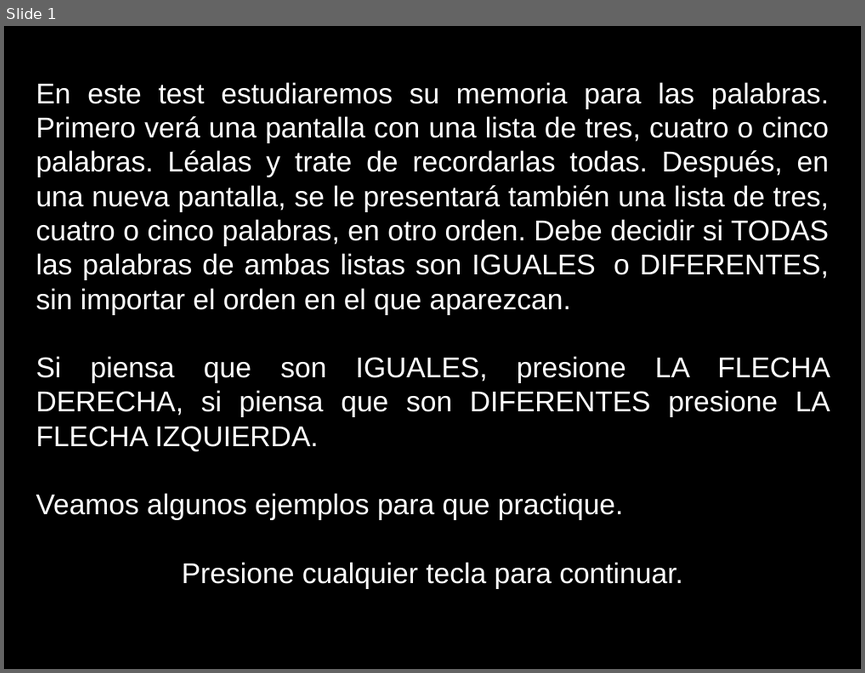
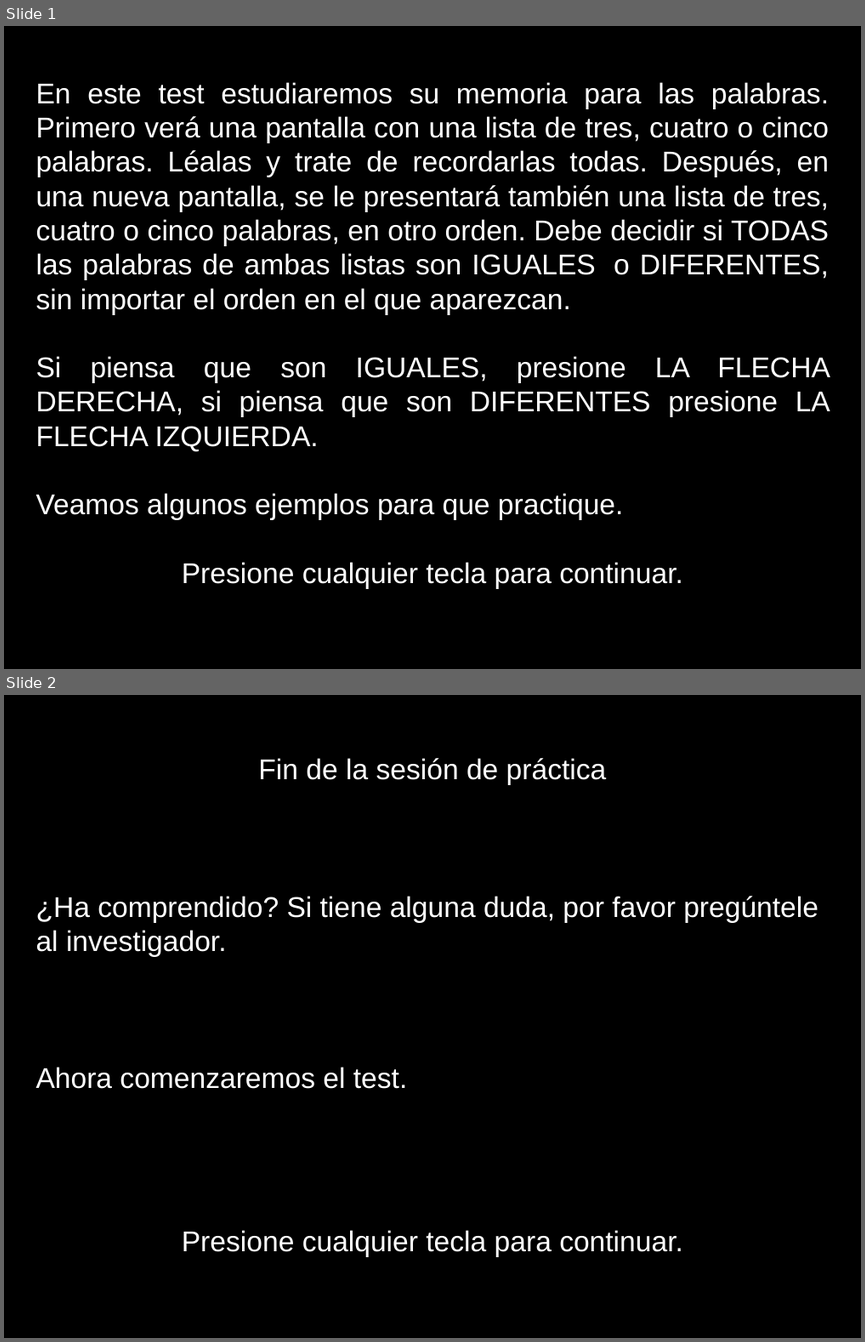
Before and after one commit to fbaglivo/INECO_SWM, a slide deck: Images/Images2.ppt. Shown one above the other, each under a label of ours: slide 1 before the commit, slides 1 and 2 after it. The pictures are 865x673 and 865x1342 pixels, drawn with LibreOffice and Linux fonts; fonts in the diff are those of the drawing. Boxes give left, top, right and bottom in pixels: in the first picture for what was removed or moved away, otherwise in the second. Text is boxed around its words. In the diff, an @@ line names an element or a change of style, - is before the commit and + after.

```diff
--- a/Images/Images2.ppt
+++ b/Images/Images2.ppt
@@ slide 2 added at <box>4,695,861,1338</box>, background #000000 @@
@@ text added at <box>36,758,818,1257</box>, 24 pt, text #FFFFFF @@
+Fin de la sesión de práctica
+¿Ha comprendido? Si tiene alguna duda, por favor pregúntele al investigador.
+Ahora comenzaremos el test.
+Presione cualquier tecla para continuar.
```
Also in this commit, not shown: 5 slides removed, 5 other files.
